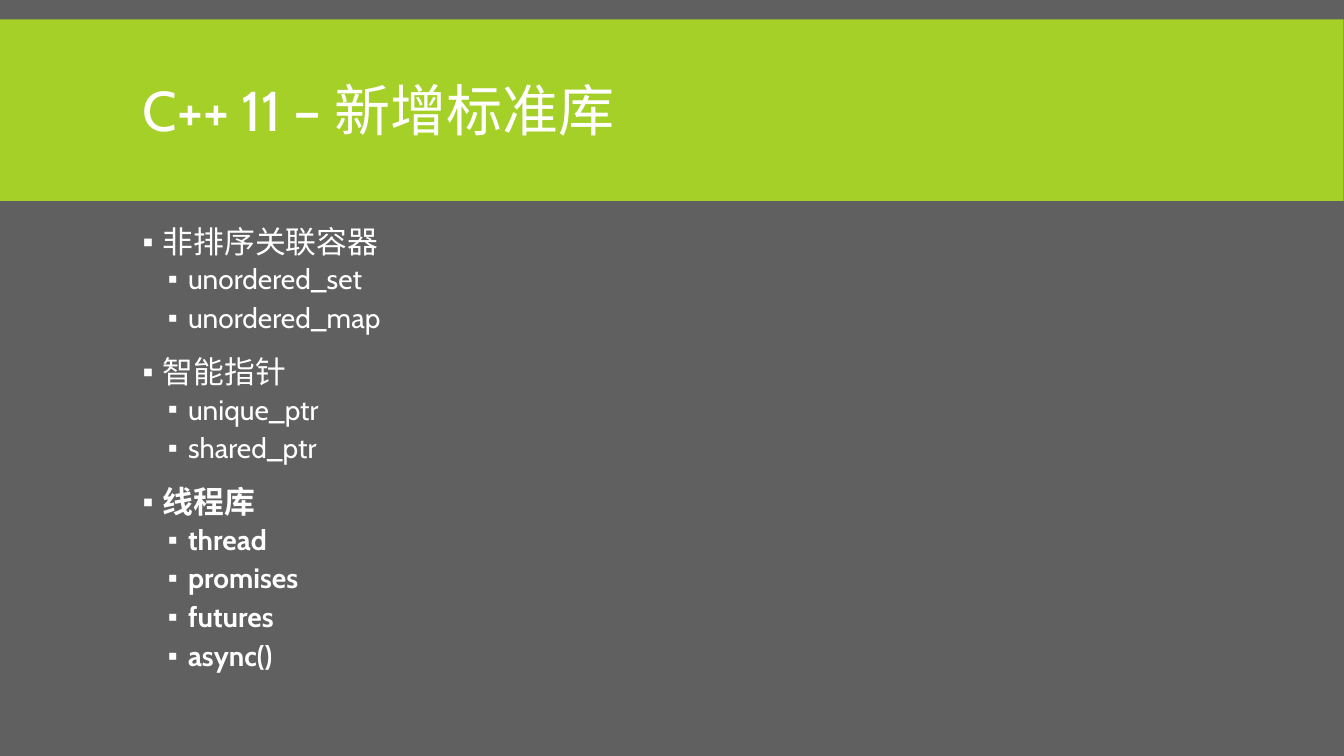
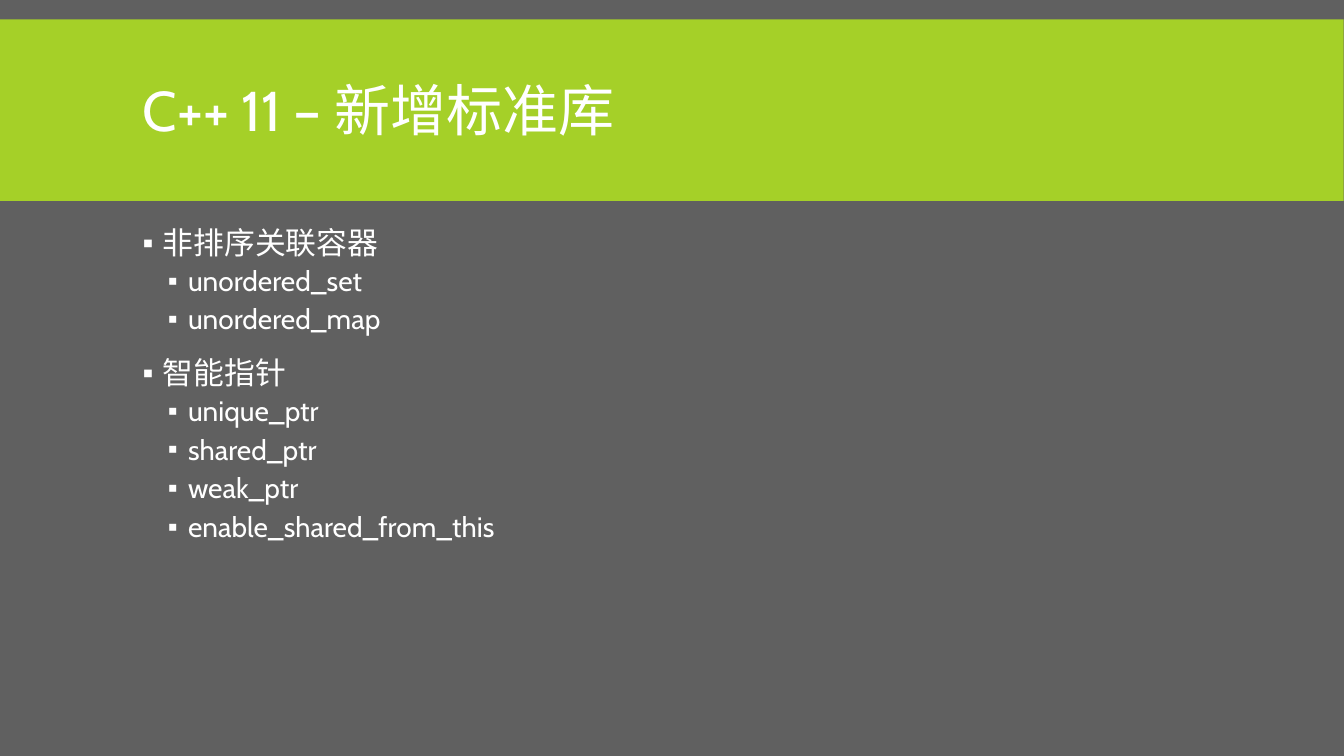
Before and after one commit to albertclass/Lessons, a slide deck: slide 68 of advance c++/courseware.pptx. Drawn at 1344x756 pixels with LibreOffice and Linux fonts; fonts in the diff are those of the drawing. Boxes give left, top, right and bottom in pixels: in the first picture for what was removed or moved away, otherwise in the second. Text is boxed around its words. In the diff, an @@ line names an element or a change of style, - is before the commit and + after.

```diff
--- a/advance c++/courseware.pptx
+++ b/advance c++/courseware.pptx
@@ text at box(188, 477, 494, 541): text changed; bold off @@
-▪ 线程库
-  ▪ thread
-  ▪ promises
-  ▪ futures
-  ▪ async()
+  ▪ weak_ptr
+  ▪ enable_shared_from_this
```
Also in this commit, not shown: 2 other slides changed, 2 slides added, 1 other file.
